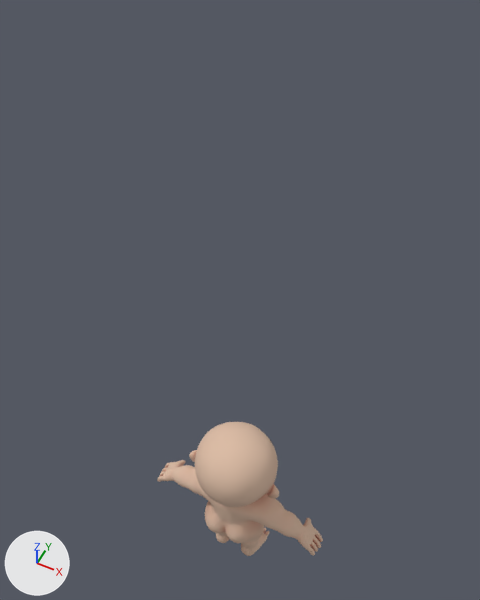
One commit to the glTF model module/source/month9/baby9.glb: the scene before it, then after it.
The view is the same before and after, from a 50 mm lens placed at (1.67, -3.34, 9.09), pointed at (-0.29, 0.6, 4.17). Lighting does not change. The marker at lower left points along +X, +Y and +Z. The first picture is the older version. Where no turn or scale is listed for an object, it has been applied to the vertices.

Names of what the first picture shows: 'Roundcube.005'.
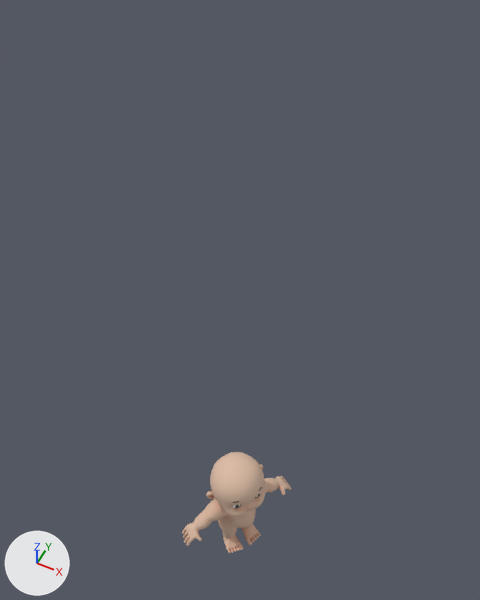
Pixel boxes [x1, y1, x2, y2] of what changed, in the pictures (480 x 600 px):
'Roundcube.005', no longer drawn (beige)
    before: [157, 422, 323, 556]
'Roundcube.001', added (beige)
    after: [182, 452, 291, 553]
    faces in mat_material_001: [182, 452, 291, 553]

What changed in the scene script:
```text
Change mat_material_001:
    add n3 = _N.new('ShaderNodeMix'); n3.name = 'Mix'
    add n3.data_type = 'RGBA'
    add n3.blend_type = 'MULTIPLY'
    add n3.inputs[0].default_value = 1.0  # 'Factor'
    add n4 = _N.new('ShaderNodeVertexColor'); n4.name = 'Color Attribute'
    where n2 = _N.new('ShaderNodeTexImage'); n2.name = 'Image Texture'
    where n0 = _N.new('ShaderNodeBsdfPrincipled'); n0.name = 'Principled BSDF'
    remove _L.new(n2.outputs[0], n0.inputs[0])  # 'Color' to 'Base Color'
    add _L.new(n3.outputs[2], n0.inputs[0])  # 'Result' to 'Base Color'
    add _L.new(n4.outputs[0], n3.inputs[7])  # 'Color' to 'B'
    add _L.new(n2.outputs[0], n3.inputs[6])  # 'Color' to 'A'
Add me_roundcube_001_1:
    me_roundcube_001_1.from_pydata(...)  # 10318 vertices, 20536 faces; spans x -0.55..0.47, y -0.67..0.72, z 0.0..1.88
    # faces by material slot: [19576, 960]
    me_roundcube_001_1.materials.append(mat_material_001)
    me_roundcube_001_1.materials.append(mat_material_006)
Change ob_roundcube_005:
    ob_roundcube_005: bpy.data.objects.new('Roundcube.005', me_roundcube_001) -> bpy.data.objects.new('Roundcube.005', None)
    ob_roundcube_005.rotation_euler: (0.0, 0.0, -3.139) -> (0.0, 0.0, 0.98)  # degrees (0, 0, -180) -> degrees (0, 0, 56)
    ob_roundcube_005.scale: (0.995, 0.995, 0.995) -> (0.696, 0.696, 0.696)
Add ob_roundcube_001:
    ob_roundcube_001 = bpy.data.objects.new('Roundcube.001', me_roundcube_001_1)
    ob_roundcube_001.location = (0.0, 0.0, 0.0)
```
